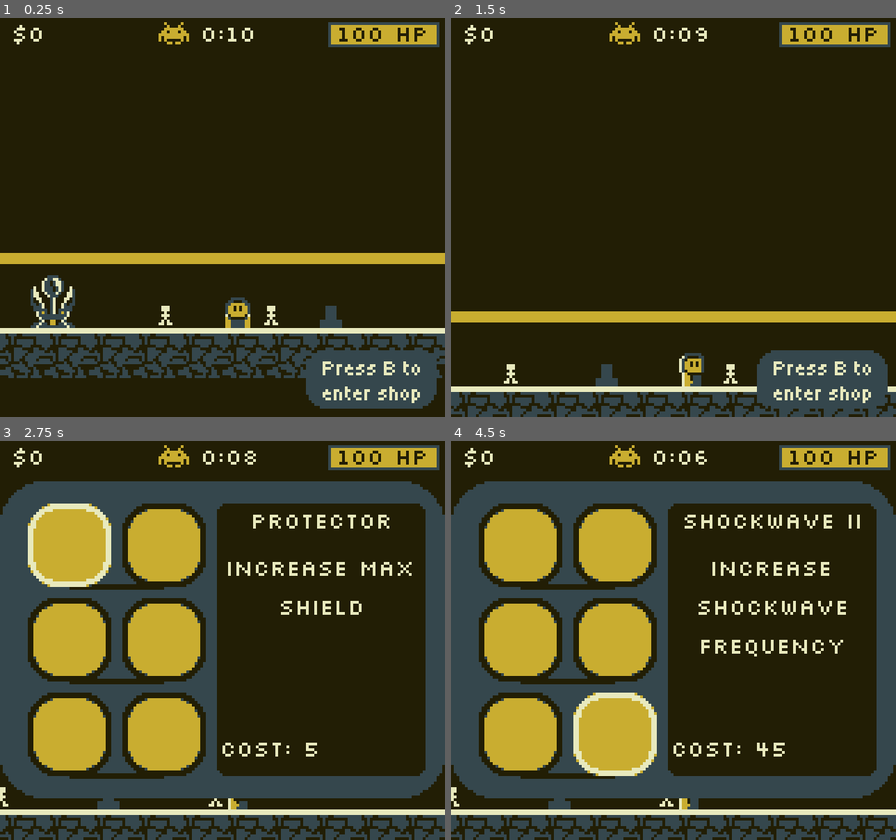
Above: before the commit, frames 1-4 (two rows, left to right).
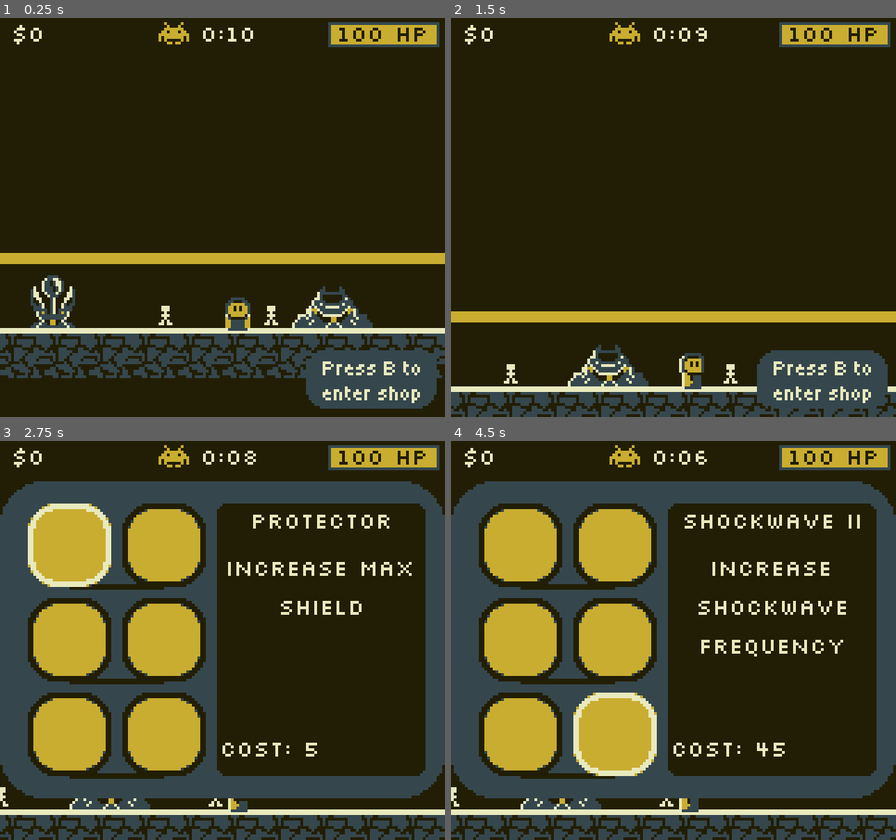
Above: after the commit, the same moments.

Repository: GargantuaM87/gb14
Game: Godot game, scene res://screens/main/main.tscn
Two runs of this game, one before a commit and one after it. Both use one fixed random seed, a clock stepped at 60 frames per second and the inputs below.
Inputs (mouse positions are in pixels of both pictures, inside the frame that each line leads up to):
- Up to frame 1 (0.25 s): no input
- Up to frame 2 (1.5 s): tap B at 0.5, 1.25 s; move the mouse to (771, 197) at 0.52 s; hold Right (right) 0.53-1.25 s; tap Z (a_button) at 0.6 s; click (771, 197) at 0.67 s; drag from (584, 237) to (651, 297) at 1.27 s
- Up to frame 3 (2.75 s): tap B at 2 s; move the mouse to (267, 552) at 2.02 s; hold Right (right) from 2.03 s (still down); tap X (b_button) at 2.1 s
- Up to frame 4 (4.5 s): release Right (right) at 2.75 s; click (522, 544) at 2.77 s; tap Space at 3.5 s; drag from (651, 720) to (540, 580) at 3.52 s; tap Enter at 4.25 s; move the mouse to (807, 700) at 4.27 s; hold Left (left) from 4.28 s (still down); tap Up (any_keyboard_action) at 4.35 s

The runs differ from the first frame. In frame 1, 0.9% of the frame differs, in the area x 51-84%, y 67-79%; in frame 2, 0.9%; in frame 3, 0.4%; in frame 4, 0.4%.

Commit message:
Added sprite for weapon 1

Diff:
--- a/screens/main/main.tscn
+++ b/screens/main/main.tscn
@@ -59,7 +59,8 @@
 upgrades = {
 "RepairShop": null,
 "WeaponShp": null,
-"repairshop": null
+"repairshop": null,
+"weaponshop": NodePath("WeaponTree")
 }
 
 [node name="ShopNotification" parent="ScreenOverlay" unique_id=536382147 instance=ExtResource("5_vhluw")]
@@ -69,11 +70,6 @@
 
 [node name="WaveCountdownTimer" type="Timer" parent="." unique_id=674317358]
 autostart = true
-
-[node name="Player" parent="." unique_id=390699115 node_paths=PackedStringArray("level") instance=ExtResource("4_tubg1")]
-unique_name_in_owner = true
-position = Vector2(3, 37)
-level = NodePath("../Level/Level")
 
 [node name="Level" type="Node2D" parent="." unique_id=1027958237]
 
@@ -104,4 +100,9 @@
 position = Vector2(22, 45)
 laser_parent = NodePath("..")
 
+[node name="Player" parent="." unique_id=390699115 node_paths=PackedStringArray("level") instance=ExtResource("4_tubg1")]
+unique_name_in_owner = true
+position = Vector2(3, 37)
+level = NodePath("../Level/Level")
+
 [connection signal="timeout" from="WaveCountdownTimer" to="." method="_on_wave_countdown_timer_timeout"]
--- a/screens/main/weapons/weapon_1/projectile_1.gd
+++ b/screens/main/weapons/weapon_1/projectile_1.gd
@@ -1,10 +1,15 @@
 extends Node2D
+
+@onready var projectile_sprite: AnimatedSprite2D = %ProjectileSprite
 
 const SPEED := 50.0
 
 var damage := 1
 var direction := Vector2.UP
 var lifetime_secs := 10.0
+
+func _ready() -> void:
+	projectile_sprite.rotation = Vector2.UP.angle_to(direction)
 
 func _process(delta: float) -> void:
 	position += direction * SPEED * delta
--- a/screens/main/weapons/weapon_1/projectile_1.tscn
+++ b/screens/main/weapons/weapon_1/projectile_1.tscn
@@ -1,30 +1,56 @@
 [gd_scene format=3 uid="uid://dd3m6c26vhrem"]
 
 [ext_resource type="Script" uid="uid://drbccs82u72od" path="res://screens/main/weapons/weapon_1/projectile_1.gd" id="1_e8ick"]
+[ext_resource type="Texture2D" uid="uid://b1v7wbpp66rin" path="res://screens/main/weapons/weapon_1/weapon_1.png" id="2_bhrfa"]
 
 [sub_resource type="RectangleShape2D" id="RectangleShape2D_vbx3x"]
-size = Vector2(4, 4)
+size = Vector2(5, 9)
+
+[sub_resource type="AtlasTexture" id="AtlasTexture_bffcg"]
+atlas = ExtResource("2_bhrfa")
+region = Rect2(32, 0, 32, 32)
+
+[sub_resource type="AtlasTexture" id="AtlasTexture_34vxa"]
+atlas = ExtResource("2_bhrfa")
+region = Rect2(32, 128, 32, 32)
+
+[sub_resource type="AtlasTexture" id="AtlasTexture_mq1dm"]
+atlas = ExtResource("2_bhrfa")
+region = Rect2(32, 256, 32, 32)
+
+[sub_resource type="SpriteFrames" id="SpriteFrames_wo8oe"]
+animations = [{
+"frames": [{
+"duration": 1.0,
+"texture": SubResource("AtlasTexture_bffcg")
+}, {
+"duration": 1.0,
+"texture": SubResource("AtlasTexture_34vxa")
+}, {
+"duration": 1.0,
+"texture": SubResource("AtlasTexture_mq1dm")
+}],
+"loop": 1,
+"name": &"default",
+"speed": 8.0
+}]
 
 [node name="Projectile1" type="Node2D" unique_id=594172827]
 script = ExtResource("1_e8ick")
 
-[node name="ColorRect" type="ColorRect" parent="." unique_id=1564045298]
-offset_left = -2.0
-offset_top = -1.0
-offset_right = 2.0
-offset_bottom = 1.0
-
-[node name="ColorRect2" type="ColorRect" parent="." unique_id=2097654049]
-offset_left = -1.0
-offset_top = -2.0
-offset_right = 1.0
-offset_bottom = 2.0
-
 [node name="Area2D" type="Area2D" parent="." unique_id=544019410]
+position = Vector2(1, 2)
 collision_layer = 16
 collision_mask = 40
 
 [node name="CollisionShape2D" type="CollisionShape2D" parent="Area2D" unique_id=1109386636]
+position = Vector2(-0.5, -2.5)
 shape = SubResource("RectangleShape2D_vbx3x")
 
+[node name="ProjectileSprite" type="AnimatedSprite2D" parent="." unique_id=1545150415]
+unique_name_in_owner = true
+sprite_frames = SubResource("SpriteFrames_wo8oe")
+autoplay = "default"
+offset = Vector2(9, -9)
+
 [connection signal="area_entered" from="Area2D" to="." method="_on_area_2d_area_entered"]
--- a/screens/main/weapons/weapon_1/weapon_1.gd
+++ b/screens/main/weapons/weapon_1/weapon_1.gd
@@ -1,8 +1,10 @@
 extends Node2D
+
+@onready var projectile_spawn_point: Marker2D = %ProjectileSpawnPoint
+@onready var weapon_sprite: AnimatedSprite2D = %WeaponSprite
 
 @export var projectile_spawn_node_path: Node
 var projectile_scene := preload("uid://dd3m6c26vhrem")
-@onready var projectile_spawn_point: Marker2D = %ProjectileSpawnPoint
 
 const SECONDS_BETWEEN_SHOTS := 1.75
 const DAMAGE := 1
@@ -27,8 +29,18 @@
 				closest_distance = distance_to_target
 
 		if closest_target != null:
+			weapon_sprite.play(&"shoot")
+
 			var projectile: Node2D = projectile_scene.instantiate()
 			projectile.damage = DAMAGE
 			projectile.direction = projectile_spawn_point.global_position.direction_to(closest_target.global_position)
+
+			await get_tree().create_timer(0.2).timeout # Wait for the animation to play
+
 			projectile_spawn_node_path.add_child(projectile)
 			projectile.global_position = projectile_spawn_point.global_position
+
+
+func _on_weapon_sprite_animation_finished() -> void:
+	if weapon_sprite.animation == &"shoot":
+		weapon_sprite.play(&"idle")
--- a/screens/main/weapons/weapon_1/weapon_1.tscn
+++ b/screens/main/weapons/weapon_1/weapon_1.tscn
@@ -1,23 +1,61 @@
 [gd_scene format=3 uid="uid://cfsrsyc2pvi34"]
 
 [ext_resource type="Script" uid="uid://cua7673ficwse" path="res://screens/main/weapons/weapon_1/weapon_1.gd" id="1_xrubn"]
+[ext_resource type="Texture2D" uid="uid://b1v7wbpp66rin" path="res://screens/main/weapons/weapon_1/weapon_1.png" id="2_i4q1n"]
+
+[sub_resource type="AtlasTexture" id="AtlasTexture_gsb34"]
+atlas = ExtResource("2_i4q1n")
+region = Rect2(0, 0, 32, 32)
+
+[sub_resource type="AtlasTexture" id="AtlasTexture_1f4bg"]
+atlas = ExtResource("2_i4q1n")
+region = Rect2(0, 0, 32, 32)
+
+[sub_resource type="AtlasTexture" id="AtlasTexture_wutf5"]
+atlas = ExtResource("2_i4q1n")
+region = Rect2(0, 128, 32, 32)
+
+[sub_resource type="AtlasTexture" id="AtlasTexture_kj130"]
+atlas = ExtResource("2_i4q1n")
+region = Rect2(0, 256, 32, 32)
+
+[sub_resource type="SpriteFrames" id="SpriteFrames_wo8oe"]
+animations = [{
+"frames": [{
+"duration": 1.0,
+"texture": SubResource("AtlasTexture_gsb34")
+}],
+"loop": 1,
+"name": &"idle",
+"speed": 5.0
+}, {
+"frames": [{
+"duration": 1.0,
+"texture": SubResource("AtlasTexture_1f4bg")
+}, {
+"duration": 1.0,
+"texture": SubResource("AtlasTexture_wutf5")
+}, {
+"duration": 1.0,
+"texture": SubResource("AtlasTexture_kj130")
+}],
+"loop": 0,
+"name": &"shoot",
+"speed": 6.0
+}]
 
 [node name="Weapon1" type="Node2D" unique_id=258549074]
 script = ExtResource("1_xrubn")
 
-[node name="ColorRect" type="ColorRect" parent="." unique_id=536989947]
-offset_left = -4.0
-offset_top = -1.0
-offset_right = 4.0
-offset_bottom = 2.0
-color = Color(0.6988686, 0.2747209, 0.009831187, 1)
-
-[node name="ColorRect2" type="ColorRect" parent="." unique_id=555541350]
-offset_left = -2.0
-offset_top = -6.0
-offset_right = 2.0
-color = Color(0.6988686, 0.2747209, 0.009831187, 1)
-
 [node name="ProjectileSpawnPoint" type="Marker2D" parent="." unique_id=469191458]
 unique_name_in_owner = true
-position = Vector2(0, -5)
+position = Vector2(1, -9)
+
+[node name="WeaponSprite" type="AnimatedSprite2D" parent="." unique_id=1675304043]
+unique_name_in_owner = true
+position = Vector2(-1, -14)
+sprite_frames = SubResource("SpriteFrames_wo8oe")
+animation = &"idle"
+autoplay = "idle"
+
+[connection signal="animation_finished" from="WeaponSprite" to="." method="_on_weapon_sprite_animation_finished"]
--- a/screens/main/weapons/weapon_2/weapon_2.gd
+++ b/screens/main/weapons/weapon_2/weapon_2.gd
@@ -30,11 +30,12 @@
 		if closest_target != null:
 			weapon_sprite.play(&"shoot")
 
-			await get_tree().create_timer(0.3).timeout # Wait for the animation to play
-
 			var laser: Node2D = laser_scene.instantiate()
 			laser.damage = DAMAGE
 			laser.direction = laser_spawn_point.global_position.direction_to(closest_target.global_position)
+
+			await get_tree().create_timer(0.3).timeout # Wait for the animation to play
+
 			laser_parent.add_child(laser)
 			laser.global_position = laser_spawn_point.global_position
 
Binary file added: screens/main/weapons/weapon_1/weapon_1.png
Not shown, added: screens/main/weapons/weapon_1/weapon_1.png.import
